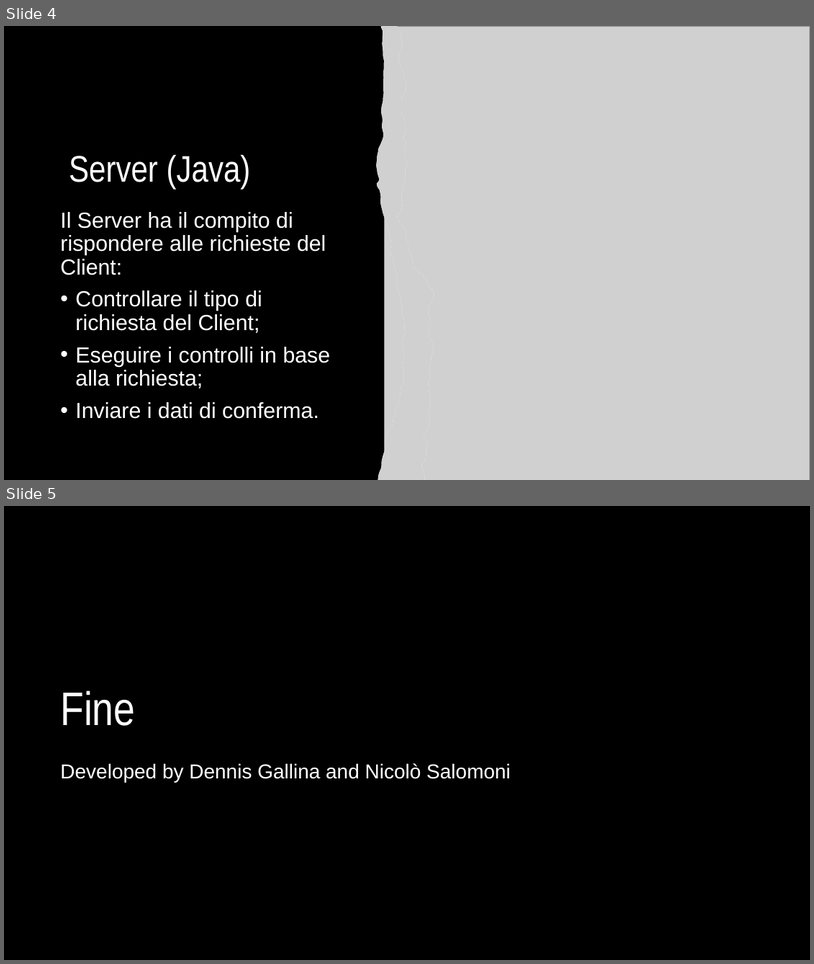
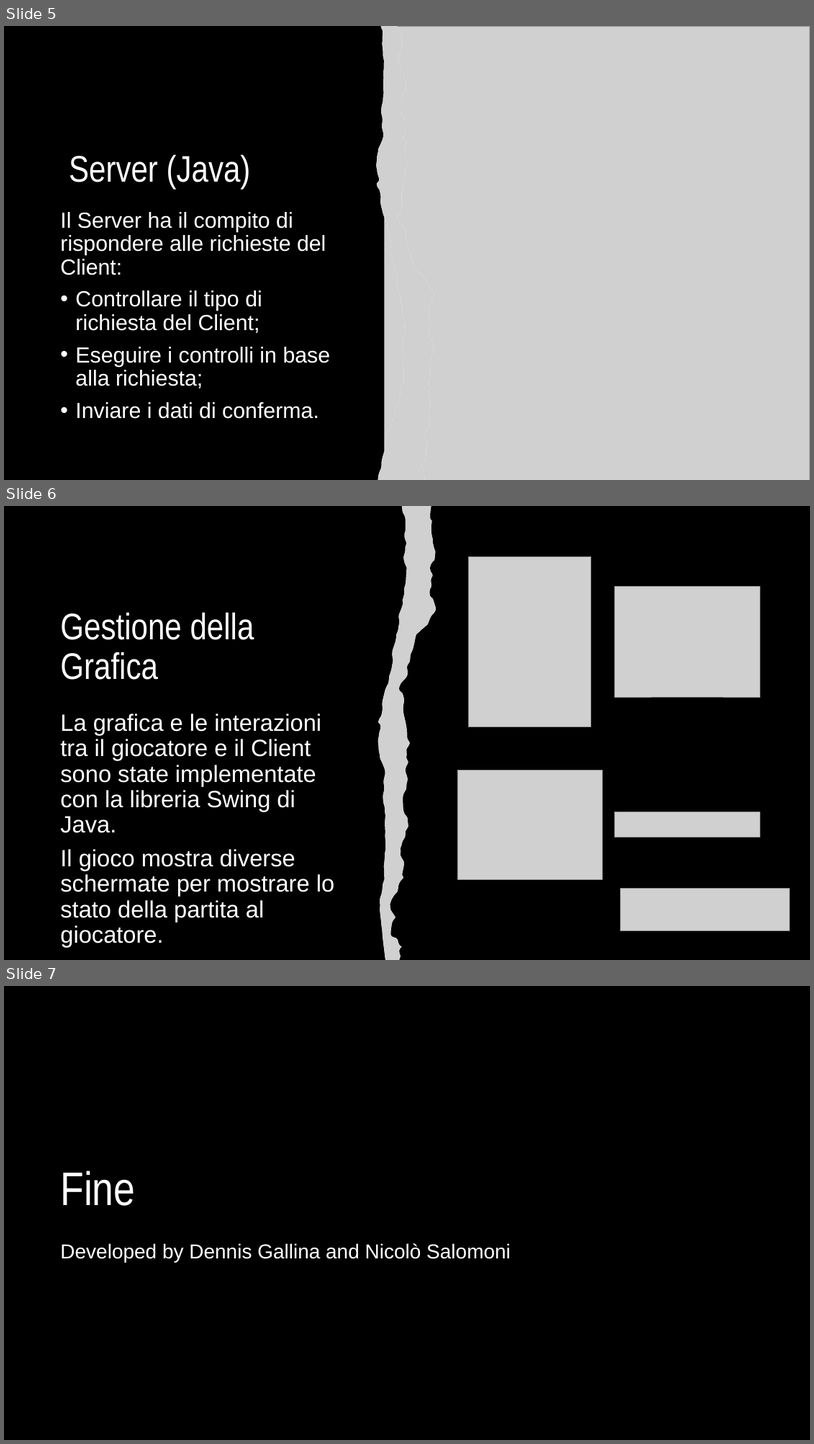
Before and after one commit to dennisgallina/Forza-4, a slide deck: docs/slides/Progetto di Tecnologie - Forza 4.pptx. Shown one above the other, each under a label of ours: slides 4 and 5 before the commit, slides 5, 6 and 7 after it. The pictures are 814x964 and 814x1444 pixels, drawn with LibreOffice and Linux fonts; fonts in the diff are those of the drawing; grey boxes stand for pictures; background and template pictures are left out. Boxes give left, top, right and bottom in pixels: in the first picture for what was removed or moved away, otherwise in the second. Text is boxed around its words. In the diff, an @@ line names an element or a change of style, - is before the commit and + after.

```diff
--- a/docs/slides/Progetto di Tecnologie - Forza 4.pptx
+++ b/docs/slides/Progetto di Tecnologie - Forza 4.pptx
@@ slide 6 added at box(4, 506, 810, 960), background #000000 @@
@@ freeform shape added at box(378, 506, 437, 960), fill #FFFFFF @@
@@ picture added at box(378, 506, 437, 960) @@
@@ picture added at box(468, 557, 592, 727) @@
@@ picture added at box(615, 587, 760, 698) @@
@@ title added at box(60, 612, 255, 680), 44 pt, text #FFFFFF @@
+Gestione della Grafica
@@ text added at box(60, 713, 334, 921), 28 pt, text #FFFFFF @@
+La grafica e le interazioni tra il giocatore e il Client sono state implementate con la libreria Swing di Java.
+Il gioco mostra diverse schermate per mostrare lo stato della partita al giocatore.
@@ picture added at box(458, 770, 603, 879) @@
@@ picture added at box(615, 812, 760, 837) @@
@@ picture added at box(621, 888, 790, 930) @@
@@ what was slide 4 is now slide 5 @@
@@ what was slide 5 is now slide 7 @@
```
Also in this commit, not shown: 1 slide changed, 1 other slide added.
